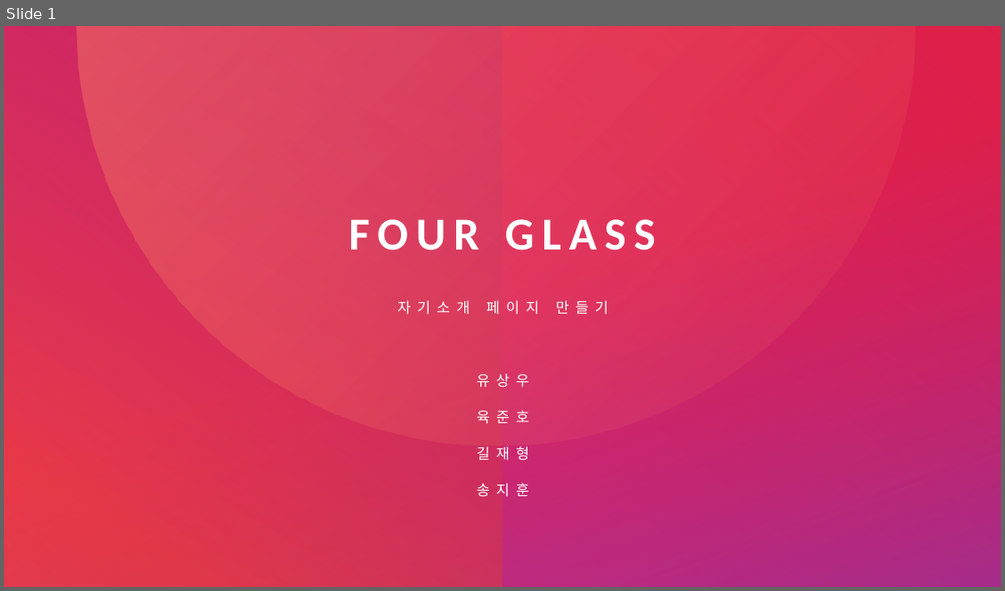
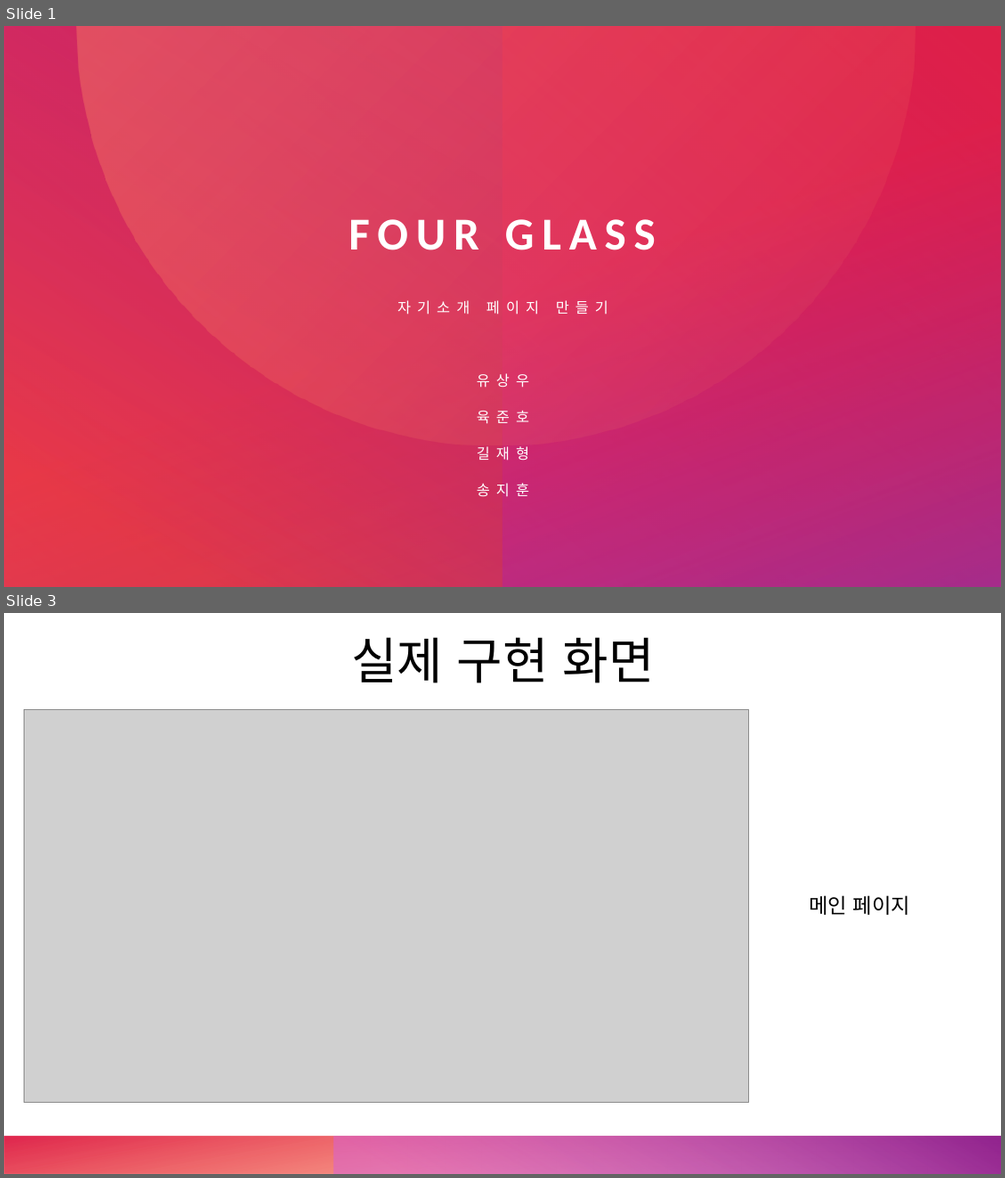
Before and after one commit to Mrgil0/FourGlass, a slide deck: FourGlass/FourGlass.pptx. Shown one above the other, each under a label of ours: slide 1 before the commit, slides 1 and 3 after it; the slides between them are not shown. The pictures are 1005x591 and 1005x1178 pixels, drawn with LibreOffice and Linux fonts; fonts in the diff are those of the drawing; grey boxes stand for pictures. Boxes give left, top, right and bottom in pixels: in the first picture for what was removed or moved away, otherwise in the second. Text is boxed around its words. In the diff, an @@ line names an element or a change of style, - is before the commit and + after.

```diff
--- a/FourGlass/FourGlass.pptx
+++ b/FourGlass/FourGlass.pptx
@@ slide 3 added at <box>4,613,1001,1174</box>, background #FFFFFF; not listed: 2 template elements that a slide beside it also shows @@
@@ text added at <box>351,637,655,683</box>, 48 pt, text #000000 @@
+실제 구현 화면
@@ picture added at <box>24,709,749,1102</box> @@
@@ text added at <box>809,895,910,915</box>, 20 pt, text #000000 @@
+메인 페이지
```
Also in this commit, not shown: 7 slides changed, 3 other slides added, 1 slide removed.
